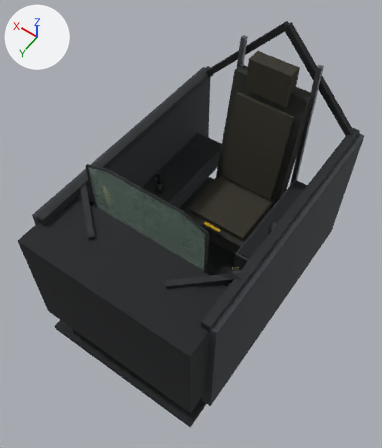
The Blender file assets-src/blend/cockpit_modern.blend: old version first, new version second.
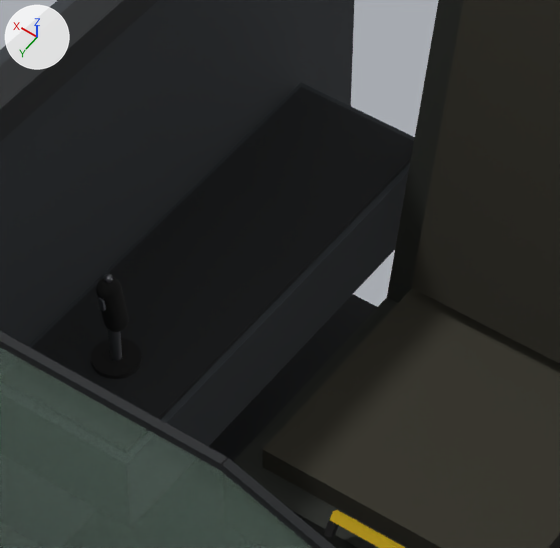
The first picture shows the older version from a 50 mm lens placed at (-1.13, 2.0, 2.04), pointed at (0.0, 0.42, -0.44). The close-ups show the older and then the newer version on the part from 35% to 66% of the width and 26% to 51% of the height of that picture. Only the edits that show in the close-ups are written down. Arrows for +X, +Y and +Z are at upper left; the lights stay in place.

In view in the first close-up: 'cushion_94', 'cushion_96', 'dark_82', 'dark_83', 'frame_80', 'frame_86', 'frame_87', 'hud_glass_69', 'panel_grey_79', 'panel_grey_81', 'seat_93', 'seat_95' and 7 more.
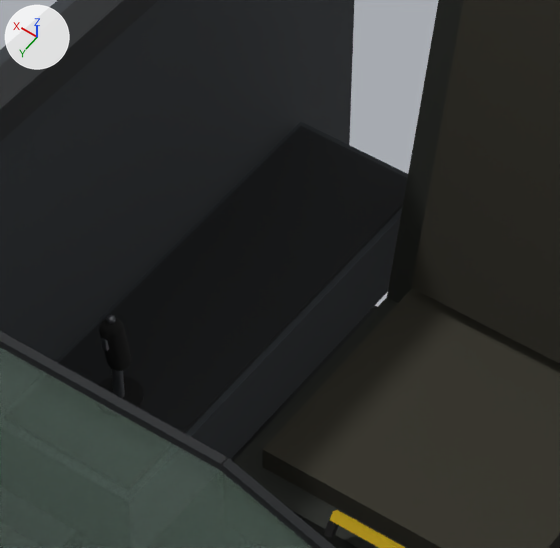
ob_stick is not drawn itself; it is the parent of ob_metal_545, ob_rubber_546, ob_metal_547, ob_metal_548.

Location of each change, [x1, y1, x2, y2] in pixels of the close-ups (560 x 548 px):
'dark_82', moved: before [31, 87, 414, 420]; after [59, 126, 407, 433]
'panel_grey_81', moved: before [28, 82, 415, 446]; after [56, 122, 408, 460]
'rubber_546', moved: before [96, 277, 129, 332]; after [99, 318, 131, 371]
'metal_545', moved: before [108, 329, 122, 361]; after [111, 369, 125, 398]
'metal_547', moved: before [98, 297, 106, 311]; after [101, 338, 109, 351]
'metal_548', moved: before [104, 274, 113, 283]; after [107, 315, 116, 324]
'dark_83', unchanged, covered by the edit: before [208, 294, 377, 461]; after [231, 306, 377, 461]

The change, as a list of edits to the scene's bpy script:
```text
Change ob_panel_grey_81:
    ob_panel_grey_81.location: (0.4, -0.02, -0.66) -> (0.4, -0.02, -0.74)
Change ob_dark_82:
    ob_dark_82.location: (0.4, -0.02, -0.587) -> (0.4, -0.02, -0.667)
Change ob_stick:
    ob_stick.location: (0.4, 0.22, -0.58) -> (0.4, 0.22, -0.66)
```
